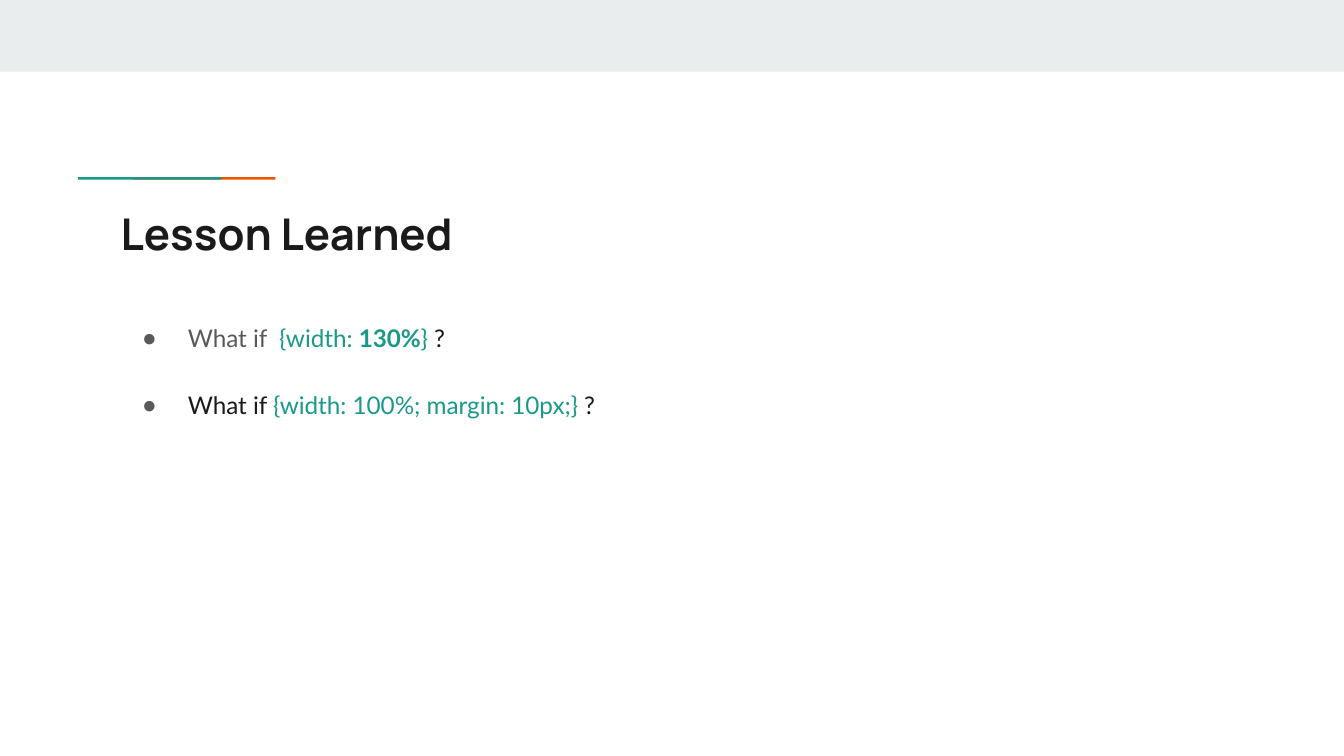
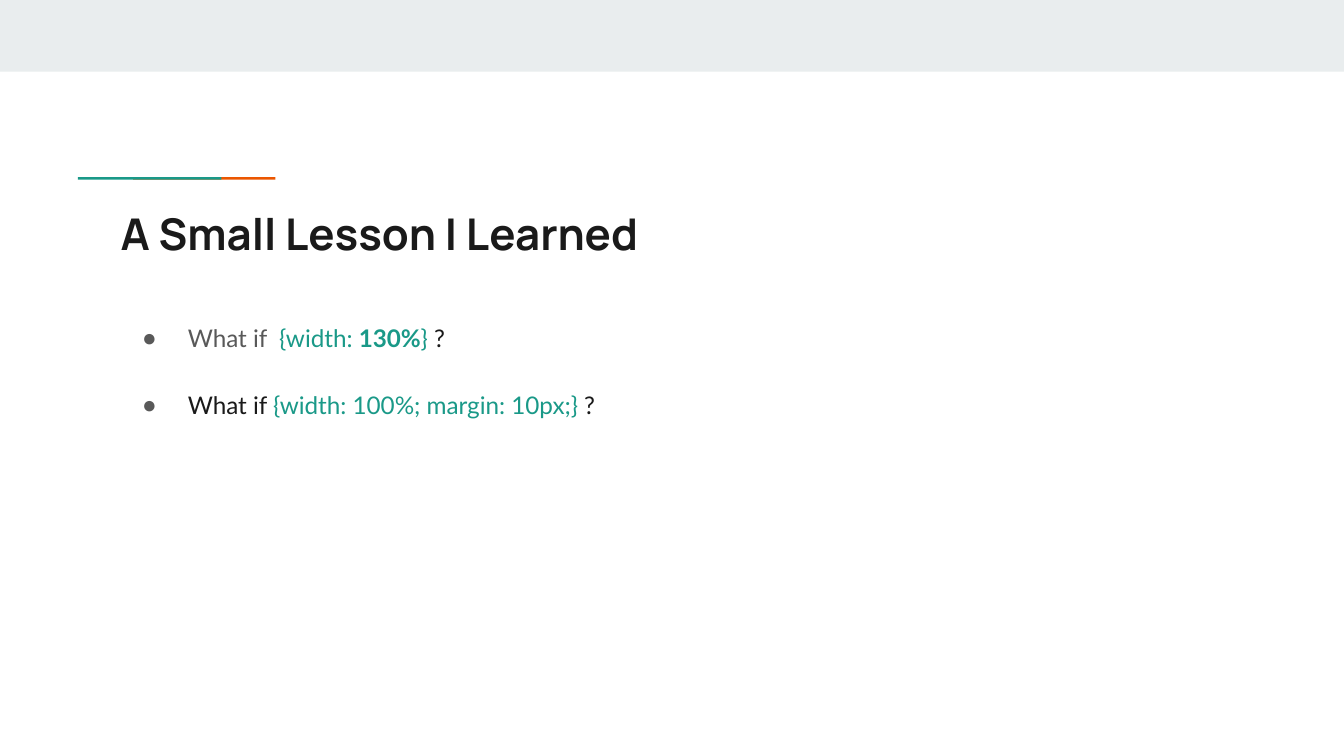
Before and after one commit to Jazz0006/Jazz0006.github.io, a slide deck: slide 18 of ppt/Slide.pptx. Drawn at 1344x756 pixels with LibreOffice and Linux fonts; fonts in the diff are those of the drawing. Boxes give left, top, right and bottom in pixels: in the first picture for what was removed or moved away, otherwise in the second. Text is boxed around its words. In the diff, an @@ line names an element or a change of style, - is before the commit and + after.

```diff
--- a/ppt/Slide.pptx
+++ b/ppt/Slide.pptx
@@ title at (121, 218, 638, 251): text changed @@
-Lesson Learned
+A Small Lesson I Learned
```
Also in this commit, not shown: 5 other slides changed, 1 slide added, 1 slide removed, 12 other files.
